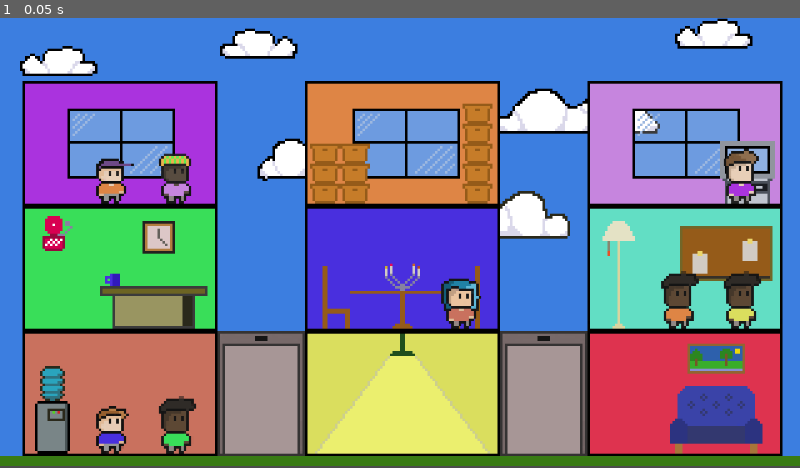
Above: before the commit, frame 1.
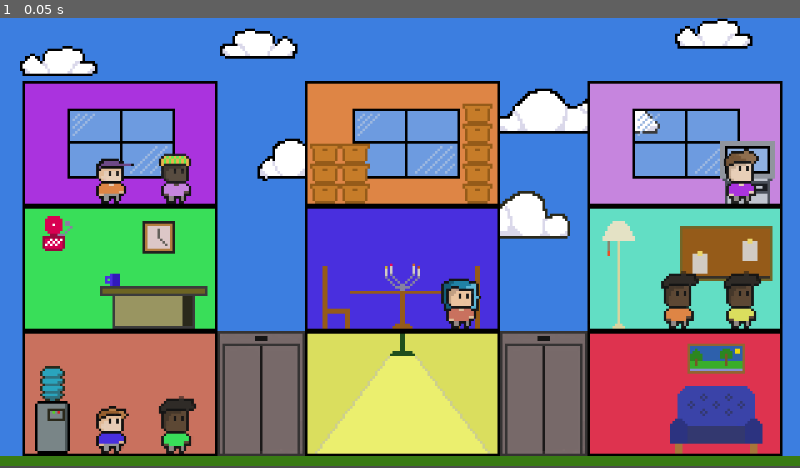
Above: after the commit, the same moment.

Repository: gunarp/gjds-game-jam2
Game: Godot game, scene res://scenes/main.tscn
Two runs of this game, one before a commit and one after it. Both use one fixed random seed, a clock stepped at 60 frames per second and the inputs below.
Inputs:
- Up to frame 1 (0.05 s): no input

The runs differ from the first frame. In frame 1, 4.3% of the frame differs, in the area x 28-73%, y 72-97%.

Commit message:
add elevator dings and open/close

Diff:
--- a/scenes/game/elevator.tscn
+++ b/scenes/game/elevator.tscn
@@ -1,7 +1,8 @@
-[gd_scene load_steps=3 format=3 uid="uid://vfhxw5n8bujt"]
+[gd_scene load_steps=4 format=3 uid="uid://vfhxw5n8bujt"]
 
 [ext_resource type="Script" uid="uid://c6s2g3n7pv75c" path="res://scripts/game/elevator.gd" id="1_j2jxn"]
-[ext_resource type="Texture2D" uid="uid://d25nyvwsybslm" path="res://resource/assets/art/elevator_open.png" id="2_ycujj"]
+[ext_resource type="Texture2D" uid="uid://b7lp0m626b0wo" path="res://resource/assets/art/elevator_closed.png" id="2_gqe4v"]
+[ext_resource type="AudioStream" uid="uid://bs55jj08gfmuh" path="res://resource/assets/sound/ding_sfx_2.mp3" id="3_gqe4v"]
 
 [node name="Elevator" type="Node2D"]
 script = ExtResource("1_j2jxn")
@@ -9,5 +10,8 @@
 [node name="TextureRect" type="TextureRect" parent="."]
 offset_right = 35.0
 offset_bottom = 50.0
-texture = ExtResource("2_ycujj")
+texture = ExtResource("2_gqe4v")
 stretch_mode = 2
+
+[node name="Ding" type="AudioStreamPlayer2D" parent="."]
+stream = ExtResource("3_gqe4v")
--- a/scripts/game/elevator.gd
+++ b/scripts/game/elevator.gd
@@ -17,10 +17,10 @@
 
 var current_floor: int = 0
 
+const closed_door_texture = preload("uid://b7lp0m626b0wo") as CompressedTexture2D
+const open_door_texture = preload("uid://d25nyvwsybslm") as CompressedTexture2D
+
 # For nearly all cases this will end up staying at one
-# ! This probably doesn't need to exist. Number of occupants
-# ! can be derived from the number of children nodes of type Passenger
-var num_occupants = 0
 var max_occupants = 1
 
 var queue_ref: CoolQueue
@@ -29,10 +29,6 @@
 enum STATE {IDLE, LOADING, MOVING}
 var state : STATE = STATE.IDLE
 
-
-#region temp
-var temp_passenger: Passenger
-#endregion
 
 func _init() -> void:
   queue_ref = CoolQueue.new(1)
@@ -43,10 +39,6 @@
   var input_prefix: String = "LEFT_" if kind == KIND.LEFT else "RIGHT_"
   for key in input_table:
     input_table[key] = input_prefix + input_table[key]
-
-  # temp_passenger = Passenger.new(4, 0)
-  # temp_passenger.name = input_prefix + "temp_passenger"
-  # queue_ref.push_passenger(COMMAND.LEFT, temp_passenger)
 
 
 var open_handler: Callable
@@ -62,7 +54,6 @@
 
   # check if we can do anything
   if (current_floor == min_height and inc < 0) or (current_floor == max_height and inc > 0):
-    # print("Elevator ", kind, " cannot go ", "up" if inc > 0 else "down")
     return
 
   # apply change to destination floor
@@ -86,13 +77,21 @@
   # TODO: state change considerations
   if open_handler.is_valid():
     var occupant = _pop_passenger()
+    if occupant != null:
+      $Ding.play()
 
     var open_result : Passenger = open_handler.call(kind, open_direction, current_floor, occupant)
     if open_result != null:
       _push_passenger(open_result)
+      $Ding.play()
 
     # print("Elevator ", kind, " open_result = ", open_result)
     # print("=========")
+
+    if queue_ref.is_full():
+      $TextureRect.texture = open_door_texture
+    else:
+      $TextureRect.texture = closed_door_texture
 
 
 func _process_inputs():
Binary file added: resource/assets/art/elevator_closed.png
Not shown, added: resource/assets/art/elevator_closed.png.import
Not shown, added: resource/assets/sound/ding_sfx_2.mp3.import
Not shown, added: resource/assets/sound/ding_sfx_2.mp3
